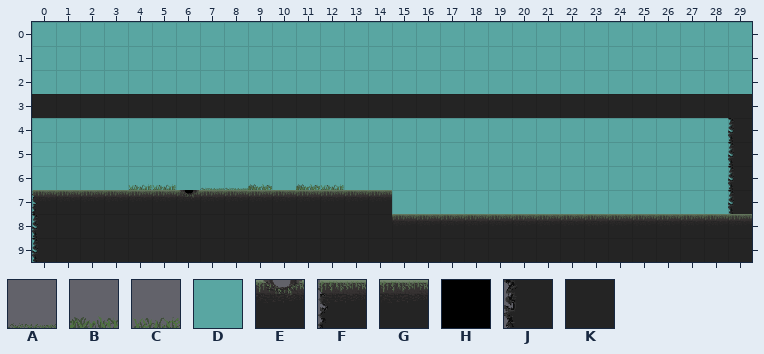
One commit to this Tiled map: android/assets/map.tmx. That is the earlier state.
Cells are 64x64 px. Shown: x 0..29, y 0..9.
Key: from "forrest_tileset": A 0, B 1, C 2, D 3, E 4, F 5, G 6, H 8, J 9, K 10.
_ is an empty cell, # one hidden under a higher layer.
Layer "Bg" before, first column x 0:
 0 DDDDDDDDDDDDDDDDDDDDDDDDDDDDDD
 1 DDDDDDDDDDDDDDDDDDDDDDDDDDDDDD
 2 DDDDDDDDDDDDDDDDDDDDDDDDDDDDDD
 3 ##############################
 4 DDDDDDDDDDDDDDDDDDDDDDDDDDDDDD
 5 DDDDDDDDDDDDDDDDDDDDDDDDDDDDDD
 6 DDDDDDDDDDDDDDDDDDDDDDDDDDDDDD
 7 D#####H########DDDDDDDDDDDDDDD
 8 D#############################
 9 D#############################
Layer "Fg" before, first column x 0:
 0 ______________________________
 1 ______________________________
 2 ______________________________
 3 KKKKKKKKKKKKKKKKKKKKKKKKKKKKKK
 4 _____________________________J
 5 _____________________________J
 6 ____CC_AAB_BC________________J
 7 FGGGGGEGGGGGGGG______________J
 8 JKKKKKKKKKKKKKKGGGGGGGGGGGGGGG
 9 JKKKKKKKKKKKKKKKKKKKKKKKKKKKKK
The same view after the edit:
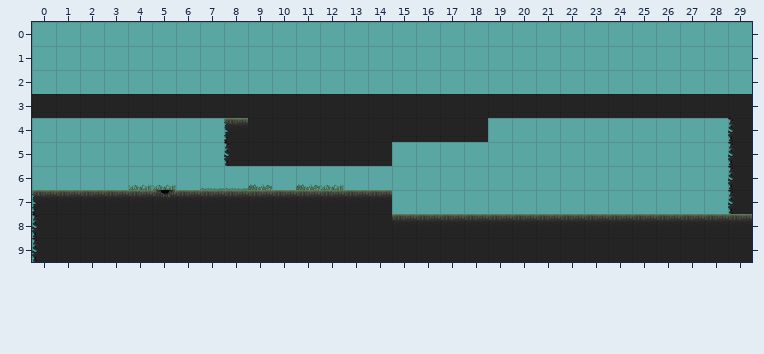
The edit:
Changed rows in their new state; . is an unchanged cell.
Layer "Bg":
first column x 5:
 7 H#
Layer "Fg":
first column x 5:
 4 ...FKKKKKKKKKK
 5 ...JKKKKKK....
 7 EG............
Pixel boxes of the changes (left, top, right, bottom) in both pictures:
added: (224, 118, 488, 166)
changed: (155, 190, 199, 199)
